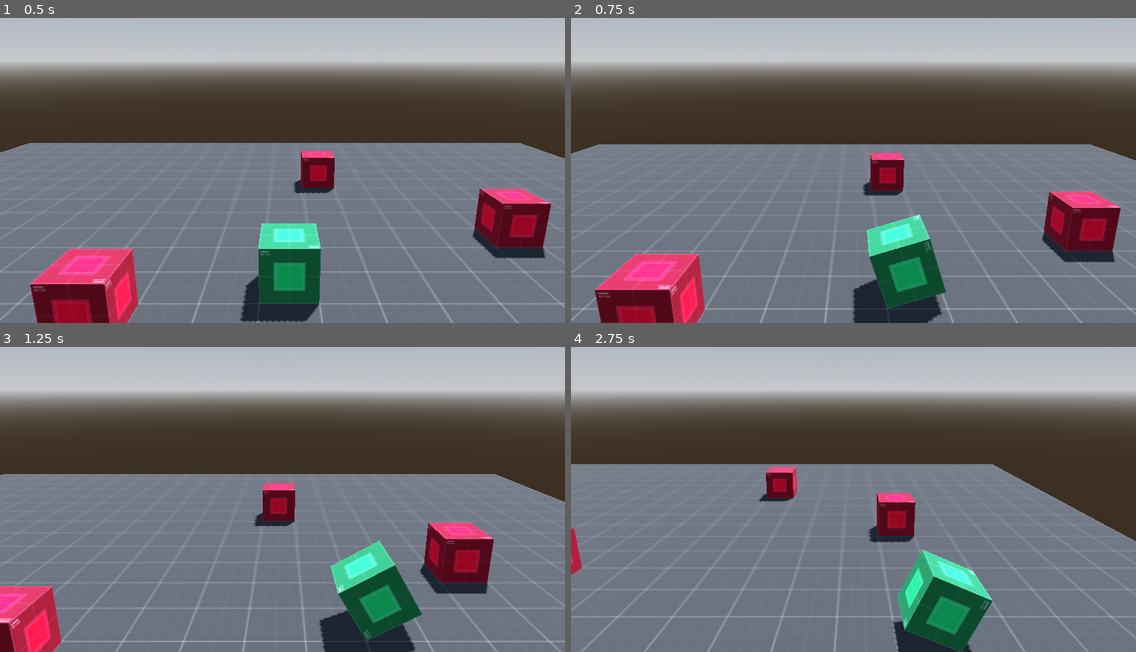
Above: before the commit, frames 1-4 (two rows, left to right).
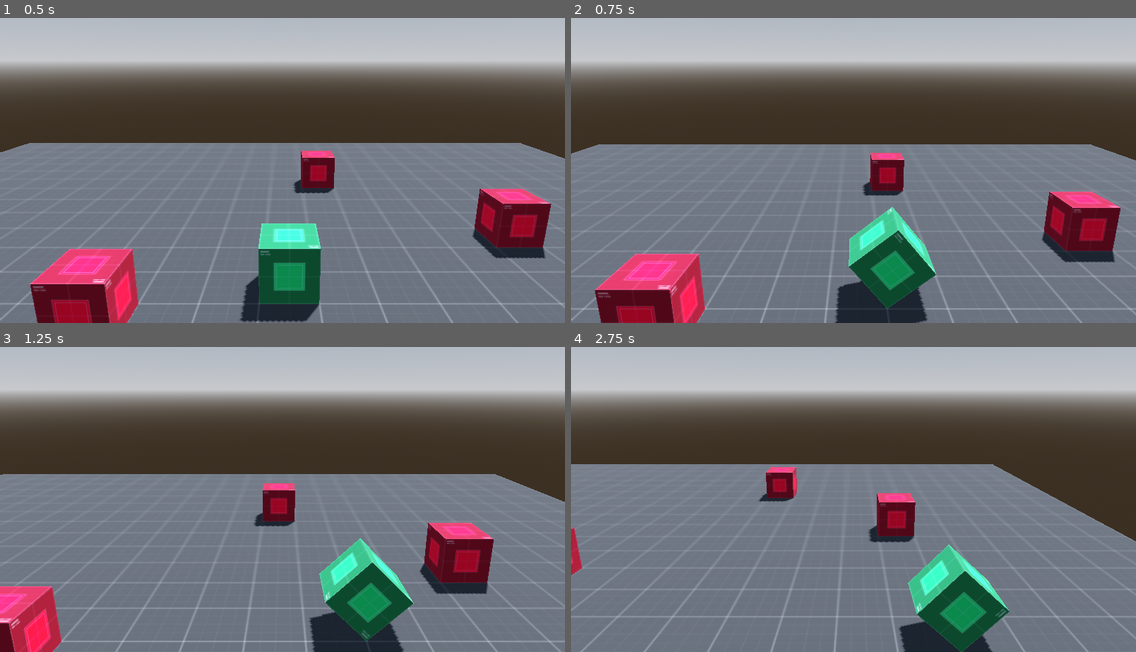
Above: after the commit, the same moments.

Repository: godotrecipes/rolling_cube
Game: Godot game, scene res://world.tscn
The game is run twice, just before and just after one commit, with the same random seed, the same clock (stepped at 60 frames per second) and the same inputs.
Inputs:
- Up to frame 1 (0.5 s): no input
- Up to frame 2 (0.75 s): hold Right (ui_right) from 0.53 s (still down)
- Up to frame 3 (1.25 s): keep holding Right (ui_right)
- Up to frame 4 (2.75 s): release Right (ui_right) at 1.28 s; hold Down (ui_down) 1.28-2.03 s; hold Right (ui_right) from 2.03 s (still down)

Frame 1 is identical in both runs. In frame 2, 3.5% of the frame differs, in the area x 46-67%, y 62-100%; in frame 3, 2.9%; in frame 4, 3.6%, in the area x 56-78%, y 64-100%.

Commit message:
update input map, tween transitions

Diff:
--- a/cube.gd
+++ b/cube.gd
@@ -9,13 +9,13 @@
 
 func _physics_process(delta):
 	var forward = Vector3.FORWARD
-	if Input.is_action_pressed("ui_up"):
+	if Input.is_action_pressed("forward"):
 		roll(forward)
-	if Input.is_action_pressed("ui_down"):
+	if Input.is_action_pressed("back"):
 		roll(-forward)
-	if Input.is_action_pressed("ui_right"):
+	if Input.is_action_pressed("right"):
 		roll(forward.cross(Vector3.UP))
-	if Input.is_action_pressed("ui_left"):
+	if Input.is_action_pressed("left"):
 		roll(-forward.cross(Vector3.UP))
 
 func roll(dir):
@@ -38,7 +38,7 @@
 
 	# Step 2: Animate the rotation.
 	var axis = dir.cross(Vector3.DOWN)
-	var tween = create_tween()
+	var tween = create_tween().set_trans(Tween.TRANS_QUART).set_ease(Tween.EASE_OUT_IN)
 	tween.tween_property(pivot, "transform",
 			pivot.transform.rotated_local(axis, PI/2), 1 / speed)
 	await tween.finished
--- a/project.godot
+++ b/project.godot
@@ -18,3 +18,30 @@
 [display]
 
 window/stretch/mode="viewport"
+
+[input]
+
+right={
+"deadzone": 0.5,
+"events": [Object(InputEventKey,"resource_local_to_scene":false,"resource_name":"","device":-1,"window_id":0,"alt_pressed":false,"shift_pressed":false,"ctrl_pressed":false,"meta_pressed":false,"pressed":false,"keycode":0,"physical_keycode":68,"key_label":0,"unicode":100,"echo":false,"script":null)
+, Object(InputEventKey,"resource_local_to_scene":false,"resource_name":"","device":-1,"window_id":0,"alt_pressed":false,"shift_pressed":false,"ctrl_pressed":false,"meta_pressed":false,"pressed":false,"keycode":0,"physical_keycode":4194321,"key_label":0,"unicode":0,"echo":false,"script":null)
+]
+}
+left={
+"deadzone": 0.5,
+"events": [Object(InputEventKey,"resource_local_to_scene":false,"resource_name":"","device":-1,"window_id":0,"alt_pressed":false,"shift_pressed":false,"ctrl_pressed":false,"meta_pressed":false,"pressed":false,"keycode":0,"physical_keycode":65,"key_label":0,"unicode":97,"echo":false,"script":null)
+, Object(InputEventKey,"resource_local_to_scene":false,"resource_name":"","device":-1,"window_id":0,"alt_pressed":false,"shift_pressed":false,"ctrl_pressed":false,"meta_pressed":false,"pressed":false,"keycode":0,"physical_keycode":4194319,"key_label":0,"unicode":0,"echo":false,"script":null)
+]
+}
+back={
+"deadzone": 0.5,
+"events": [Object(InputEventKey,"resource_local_to_scene":false,"resource_name":"","device":-1,"window_id":0,"alt_pressed":false,"shift_pressed":false,"ctrl_pressed":false,"meta_pressed":false,"pressed":false,"keycode":0,"physical_keycode":83,"key_label":0,"unicode":115,"echo":false,"script":null)
+, Object(InputEventKey,"resource_local_to_scene":false,"resource_name":"","device":-1,"window_id":0,"alt_pressed":false,"shift_pressed":false,"ctrl_pressed":false,"meta_pressed":false,"pressed":false,"keycode":0,"physical_keycode":4194322,"key_label":0,"unicode":0,"echo":false,"script":null)
+]
+}
+forward={
+"deadzone": 0.5,
+"events": [Object(InputEventKey,"resource_local_to_scene":false,"resource_name":"","device":-1,"window_id":0,"alt_pressed":false,"shift_pressed":false,"ctrl_pressed":false,"meta_pressed":false,"pressed":false,"keycode":0,"physical_keycode":87,"key_label":0,"unicode":119,"echo":false,"script":null)
+, Object(InputEventKey,"resource_local_to_scene":false,"resource_name":"","device":-1,"window_id":0,"alt_pressed":false,"shift_pressed":false,"ctrl_pressed":false,"meta_pressed":false,"pressed":false,"keycode":0,"physical_keycode":4194320,"key_label":0,"unicode":0,"echo":false,"script":null)
+]
+}
